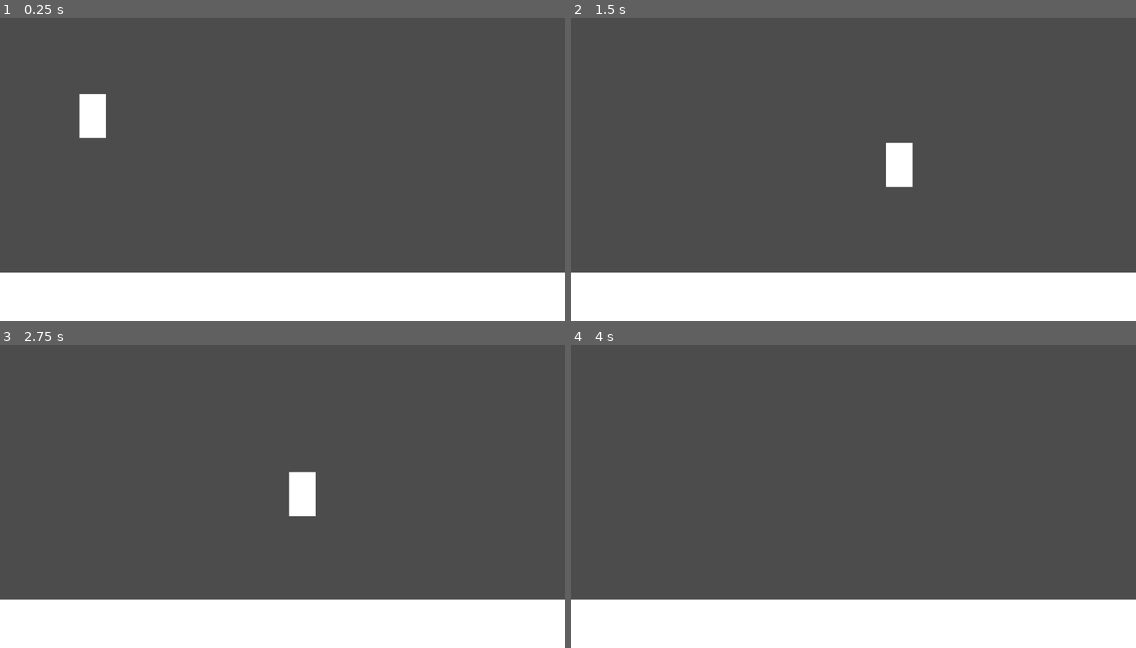
Above: before the commit, frames 1-4 (two rows, left to right).
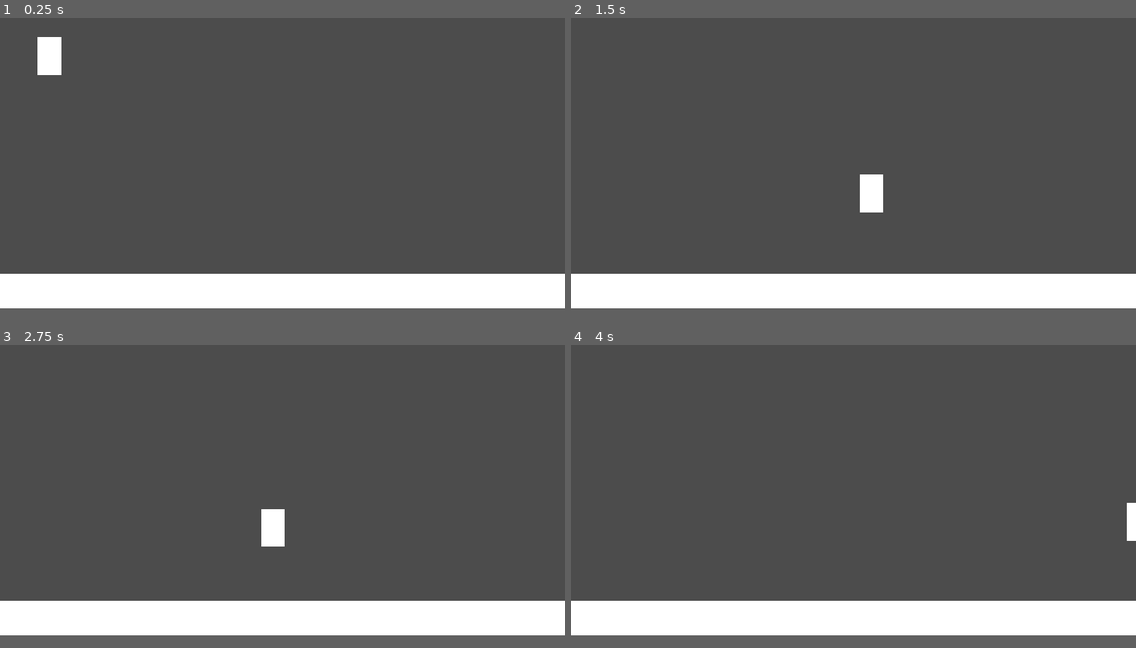
Above: after the commit, the same moments.

Repository: pigdevstudio/kitchen-tales
Game: Godot game, scene res://levels/Playground.tscn
The game is run twice, just before and just after one commit, with the same random seed, the same clock (stepped at 60 frames per second) and the same inputs. The project has no main scene, so this scene is started directly.
Inputs:
- Up to frame 1 (0.25 s): no input
- Up to frame 2 (1.5 s): hold D (walk_right) from 0.53 s (still down); tap Shift (dash) at 0.6 s; tap Space (jump) at 0.77, 0.8, 1.07, 1.35 s
- Up to frame 3 (2.75 s): tap Space (jump) at 1.52, 1.82, 2.3 s; tap Shift (dash) at 1.55, 2.1 s; release D (walk_right) at 2.03 s; hold A (walk_left) from 2.03 s (still down)
- Up to frame 4 (4 s): release A (walk_left) at 2.78 s; hold D (walk_right) from 2.78 s (still down); tap Shift (dash) at 2.85 s; tap Space (jump) at 3.02, 3.32, 3.6, 3.77 s
The window is 800x468 before the commit and 800x450 after it. Grey fills any space a smaller window leaves; there, only what the larger window draws over its background counts as a difference.

The runs differ from the first frame. In frame 1, 1.7% of the frame differs, in the area x 0-100%, y 6-85%; in frame 2, 1.7%; in frame 3, 1.7%; in frame 4, 0.7%.

Commit message:
Add polymorphism to Dash to make it set the initial position by itself
Also add small tweaks to other properties on other classes

Diff:
--- a/source/actors/Dash.gd
+++ b/source/actors/Dash.gd
@@ -7,6 +7,12 @@
 
 var initial_position = Vector2(0, 0)
 
+func set_physics_process(enable):
+	if enable:
+		initial_position = kinematic_body2d.position
+	.set_physics_process(enable)
+
+
 func _physics_process(delta):
 	if kinematic_body2d.is_on_floor():
 		if (initial_position.distance_to(kinematic_body2d.position)
--- a/source/actors/Jump.gd
+++ b/source/actors/Jump.gd
@@ -4,8 +4,8 @@
 
 export (float) var strength = 600.0
 export (int) var max_jumps = 2
+onready var _available_jumps = max_jumps
 
-var _available_jumps = max_jumps
 
 func _physics_process(delta):
 	if kinematic_body2d.is_on_floor():
--- a/source/actors/MovementStrategy.gd
+++ b/source/actors/MovementStrategy.gd
@@ -12,7 +12,6 @@
 
 func _unhandled_input(event):
 	if event.is_action_pressed(dash.action):
-		dash.initial_position = dash.kinematic_body2d.position
 		set_current_strategy(dash)
 	elif event.is_action_released(dash.action):
 		set_current_strategy(walk)
--- a/source/actors/PlatformActor.tscn
+++ b/source/actors/PlatformActor.tscn
@@ -9,20 +9,20 @@
 [ext_resource path="res://actors/Dash.gd" type="Script" id=7]
 
 [sub_resource type="RectangleShape2D" id=1]
-extents = Vector2( 24, 40 )
+extents = Vector2( 40, 64 )
 
 [node name="PlatformActor" type="KinematicBody2D"]
-position = Vector2( 480, 88 )
 script = ExtResource( 1 )
 
 [node name="CollisionShape2D" type="CollisionShape2D" parent="."]
-position = Vector2( 0, -40 )
+position = Vector2( 0, -64 )
 shape = SubResource( 1 )
 script = ExtResource( 2 )
 color = Color( 1, 1, 1, 1 )
 
 [node name="Gravity" type="Node" parent="."]
 script = ExtResource( 3 )
+strength = 1800.0
 
 [node name="Jump" type="Node" parent="."]
 script = ExtResource( 4 )
@@ -33,11 +33,12 @@
 [node name="Walk" type="Node" parent="MovementStrategy"]
 script = ExtResource( 6 )
 kinematic_body2d_path = NodePath("../..")
+speed = 800.0
 
 [node name="Dash" type="Node" parent="MovementStrategy"]
 script = ExtResource( 7 )
 kinematic_body2d_path = NodePath("../..")
-speed = 1200.0
+speed = 2400.0
 distance = 400.0
 
 [connection signal="finished" from="MovementStrategy/Dash" to="MovementStrategy" method="_on_Dash_finished"]
--- a/source/levels/Playground.tscn
+++ b/source/levels/Playground.tscn
@@ -5,13 +5,13 @@
 [node name="Playground" type="Node2D"]
 
 [node name="Ground" type="StaticBody2D" parent="."]
-position = Vector2( 0, 512 )
+position = Vector2( 0, 963.2 )
 
 [node name="CollisionPolygon2D" type="CollisionPolygon2D" parent="Ground"]
-polygon = PoolVector2Array( 0, 88, 1024, 88, 1024, 0, 0, 0 )
+polygon = PoolVector2Array( 0, 124.8, 1920, 124.8, 1920, 0, 0, 0 )
 
 [node name="Polygon2D" type="Polygon2D" parent="Ground"]
-polygon = PoolVector2Array( 0, 0, 0, 88, 1024, 88, 1024, 0 )
+polygon = PoolVector2Array( 0, 0, 0, 124.8, 1920, 124.8, 1920, 0 )
 
 [node name="PlatformActor" parent="." instance=ExtResource( 1 )]
 position = Vector2( 168, 232 )
--- a/source/project.godot
+++ b/source/project.godot
@@ -22,6 +22,16 @@
 
 config/name="Kitchen Tales"
 config/icon="res://icon.png"
+
+[display]
+
+window/size/width=1920
+window/size/height=1080
+window/size/always_on_top=true
+window/size/test_width=1280
+window/size/test_height=720
+window/stretch/mode="2d"
+window/stretch/aspect="keep"
 
 [input]
 
